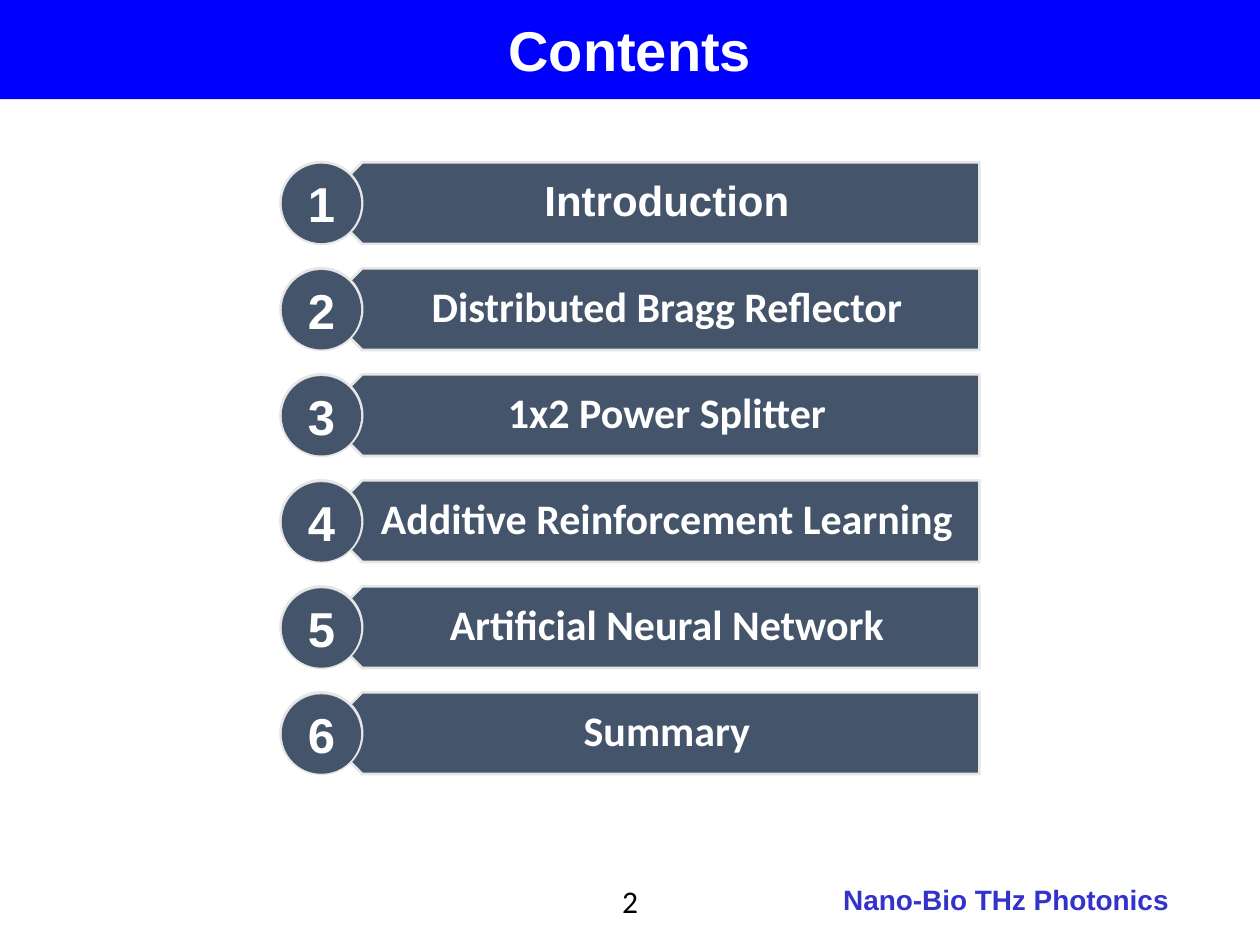
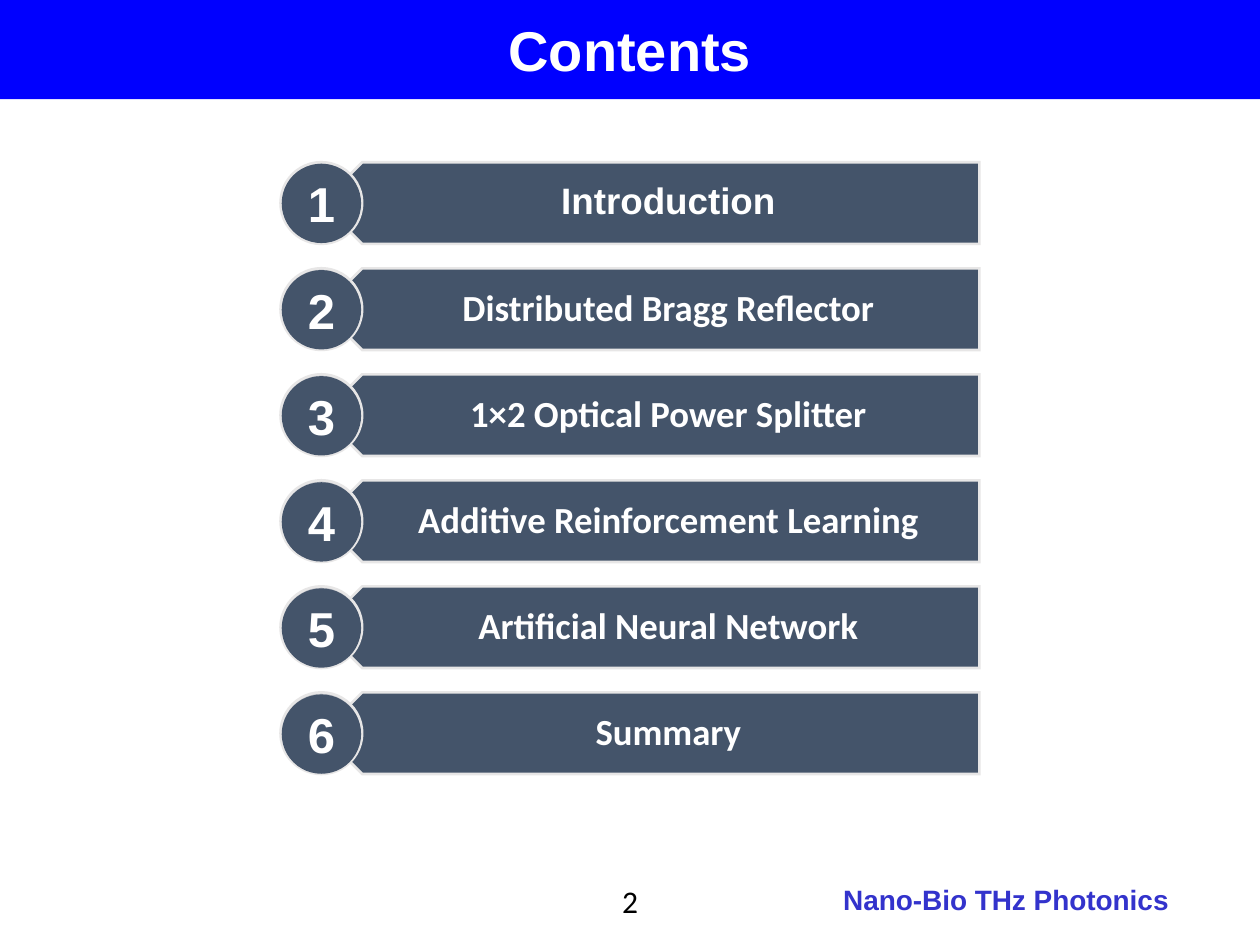
Before and after one commit to jglee96/NBTP_Lab, a slide deck: slide 2 of 개인/석사학위논문/Thesis_Presentation_v2.pptx. Drawn at 1260x945 pixels with LibreOffice and Linux fonts; fonts in the diff are those of the drawing; background and template pictures are left out. Boxes give left, top, right and bottom in pixels: in the first picture for what was removed or moved away, otherwise in the second. Text is boxed around its words. In the diff, an @@ line names an element or a change of style, - is before the commit and + after.

```diff
--- a/개인/석사학위논문/Thesis_Presentation_v2.pptx
+++ b/개인/석사학위논문/Thesis_Presentation_v2.pptx
@@ text at box(470, 401, 866, 433): text changed; size 24 to 21 pt @@
-1x2 Power Splitter
+1×2 Optical Power Splitter
@@ size 24 to 21 pt; less space between paragraphs in 5 elements at box(561, 187, 775, 215), box(462, 295, 874, 327), box(418, 507, 918, 539), box(478, 613, 858, 640), box(596, 721, 742, 751) @@
```
Also in this commit, not shown: 6 other slides changed, 1 slide added, 17 other files.
